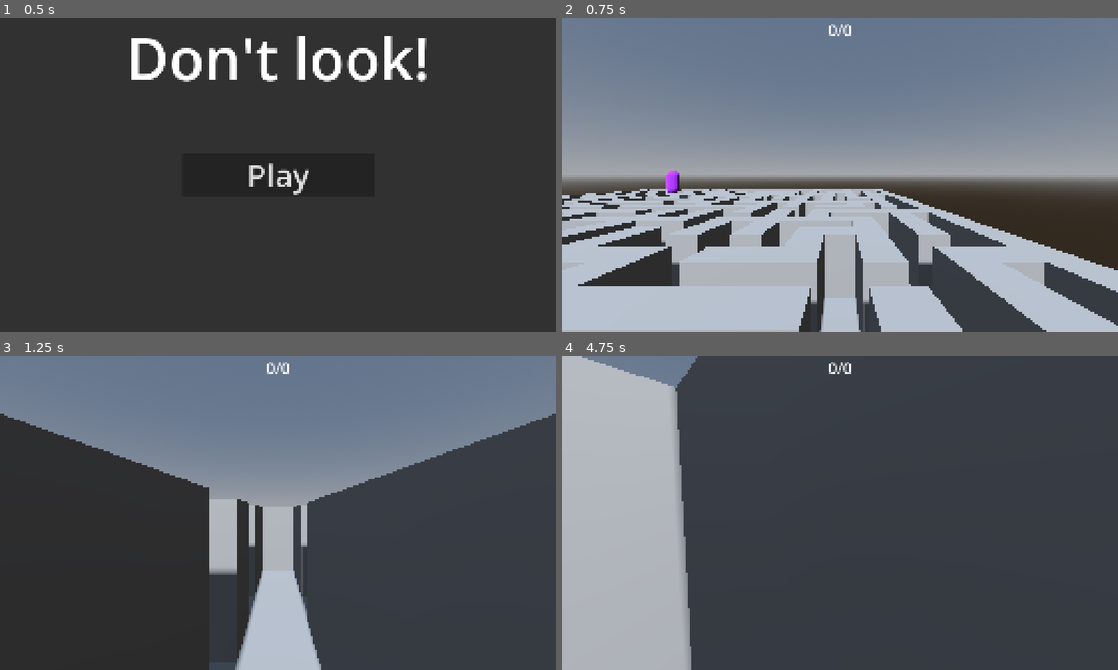
Above: before the commit, frames 1-4 (two rows, left to right).
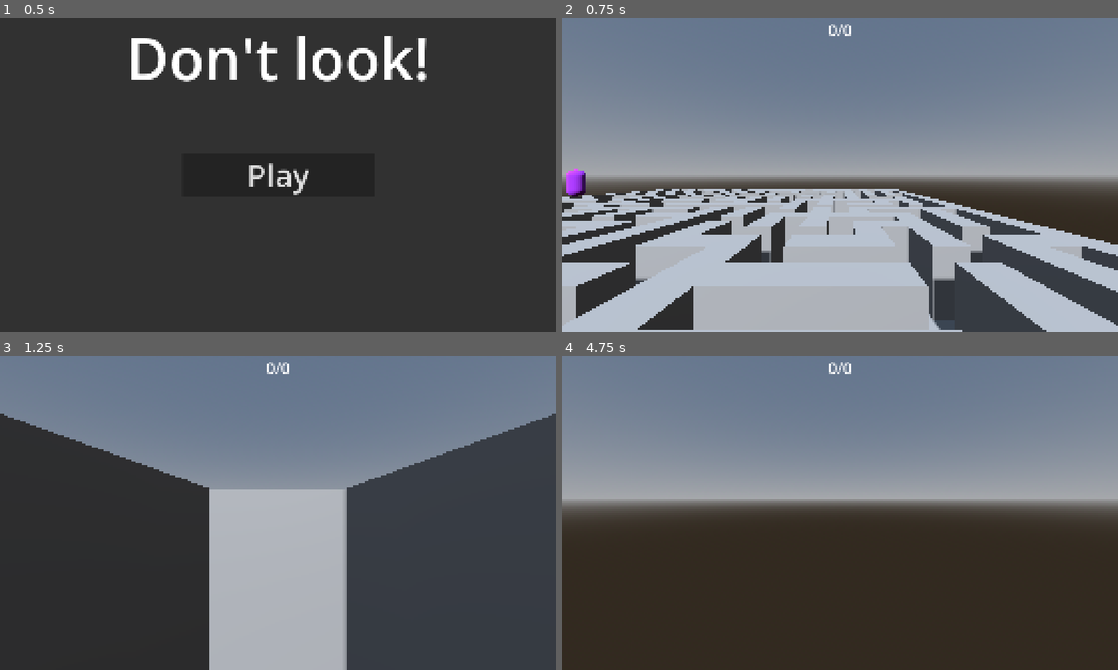
Above: after the commit, the same moments.

Repository: frenchcast1234/dont-look
Game: Godot game, scene res://src/menu/menu.tscn
Two runs of this game, one before a commit and one after it. Both use one fixed random seed, a clock stepped at 60 frames per second and the inputs below.
Inputs (mouse positions are in pixels of both pictures, inside the frame that each line leads up to):
- Up to frame 1 (0.5 s): no input
- Up to frame 2 (0.75 s): click "Play" at 0.5 s
- Up to frame 3 (1.25 s): no input
- Up to frame 4 (4.75 s): tap Enter at 1.25 s; move the mouse to (867, 513) at 1.27 s; hold W (forward) from 1.28 s (still down); tap Space (jump) at 1.35, 1.52, 1.82, 2.1, 2.27, 2.57, 2.85, 3.6, 3.77, 4.07, 4.35, 4.52 s; move the mouse to (812, 513) at 2.02 s; move the mouse to (851, 506) at 2.77 s; move the mouse to (834, 519) at 3.52 s; move the mouse to (878, 516) at 4.27 s

Frame 1 is identical in both runs. In frame 2, 11% of the frame differs, in the area x 0-100%, y 48-100%; in frame 3, 8.4%; in frame 4, 95%, in the area x 0-100%, y 0-100%.

Commit message:
Génération de labyrinthes plus complexe

Diff:
--- a/src/game/game.gd
+++ b/src/game/game.gd
@@ -6,7 +6,7 @@
 var collected: int = 0
 var to_collect: int = 5
 
-func generate_grid(size: int, objects: int) -> Array:
+func generate_grid(size: int, is_complex: bool, objects: int) -> Array:
 	var grid := []
 	var nb: int = 0
 
@@ -54,6 +54,17 @@
 					row[k] = grid[x][y]
 		types -= 1
 
+	if is_complex:
+		var complexed: int = 0
+		while complexed < size / 2:
+			var x: int = (randi() % (size * 2 - 1)) + 1
+			var y: int = (randi() % (size * 2 - 1)) + 1
+			if grid[x][y] != -1: continue
+			if (grid[x-1][y] == -1 and grid[x+1][y] == -1 and grid[x][y-1] != -1 and grid[x][y+1] != -1) or\
+			(grid[x][y-1] == -1 and grid[x][y+1] == -1 and grid[x-1][y] != -1 and grid[x+1][y] != -1):
+				grid[x][y] = 0
+				complexed += 1
+
 	var placed: int = 0
 	while placed < objects:
 		var x: int = (randi() % (size * 2 - 1)) + 1
@@ -89,7 +100,7 @@
 		$CanvasLayer/GameOver.visible = true
 		get_tree().paused = true
 	)
-	var grid := generate_grid(grid_size, to_collect)
+	var grid := generate_grid(grid_size, true, to_collect)
 	$Ground/CSGBox3D.size = Vector3(
 		grid_size * 2 + 1,
 		1,
--- a/src/game/player.gd
+++ b/src/game/player.gd
@@ -2,7 +2,7 @@
 
 @export var speed: float = 280
 @export var mouse_sensitivity: float = 0.005
-@export var jump_velocity: float = 280
+@export var jump_velocity: float = 2000
 @export var gravity: float = 9.8
 
 var head: Node3D
Not shown, changed: README.md
